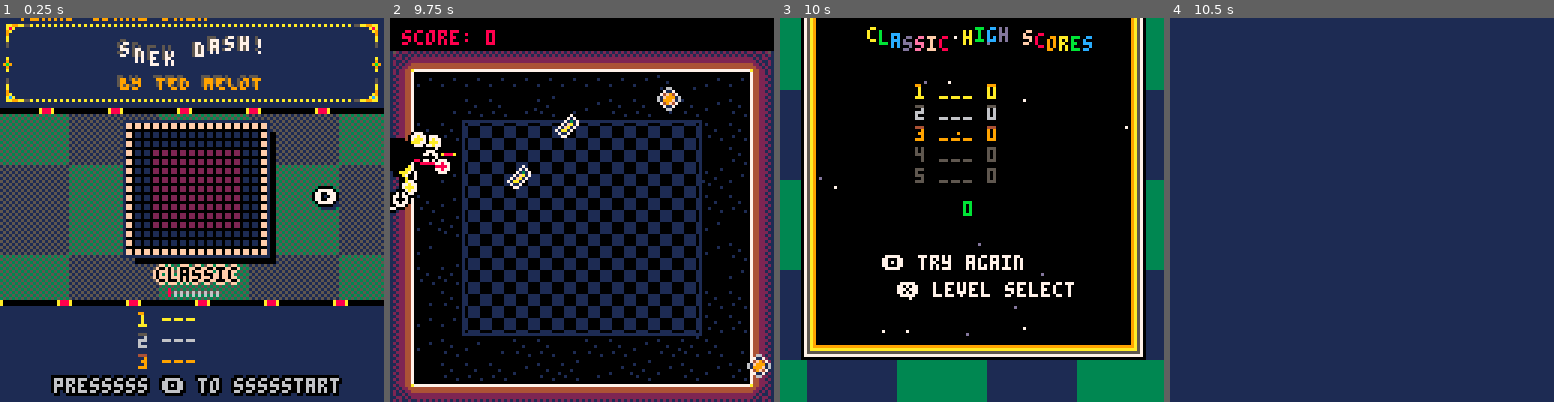
Above: before the commit, frames 1-4 (left to right).
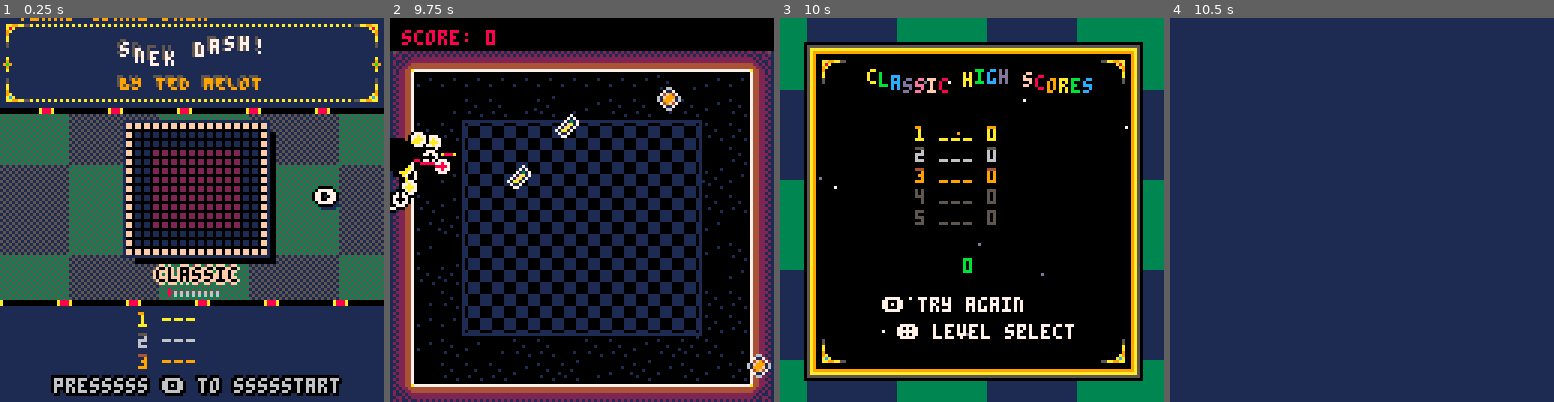
Above: after the commit, the same moments.

Repository: tmelot2/pico-8
Game: PICO-8 cartridge snekdash.p8
The game is run twice, just before and just after one commit, with the same random seed, the same clock (stepped at 60 frames per second) and the same inputs.
Inputs:
- Up to frame 1 (0.25 s): no input
- Up to frame 2 (9.75 s): tap O (Z key) at 0.33, 0.7, 1.43, 2.22, 3.1, 3.98, 4.87, 5.75, 6.63, 7.52, 8.4, 9.28 s; tap X (X key) at 1.07, 2.07, 2.4, 2.73, 3.07, 3.4, 3.73, 4.07, 4.4, 4.73, 5.07, 5.4, 5.73, 6.07, 6.4, 6.73, 7.07, 7.4, 7.73, 8.07, 8.4, 8.73, 9.07, 9.4, 9.73 s; hold Left 1.97-2.37 s; hold Down 2.42-2.82 s; hold Right 2.87-3.53 s; hold Up 3.58-4.08 s; hold Right 4.13-4.53 s; hold Down 4.58-5.08 s; hold Left 5.13-5.8 s; hold Up 5.85-6.18 s; hold Left 6.23-6.63 s; hold Down 6.68-7.08 s; hold Right 7.13-7.8 s; hold Up 7.85-8.35 s; hold Right 8.4-8.8 s; hold Down 8.85-9.35 s; hold Left from 9.4 s (still down)
- Up to frame 3 (10 s): keep holding Left
- Up to frame 4 (10.5 s): release Left at 10.07 s; tap X (X key) at 10.07, 10.4 s; hold Up 10.12-10.45 s; tap O (Z key) at 10.17 s

Frames 1-2 are identical in both runs. In frame 3, 23% of the frame differs, in the area x 5-96%, y 0-95%; in frame 4, nothing differs.

Commit message:
Improve high score screen

Diff:
--- a/snekdash.p8
+++ b/snekdash.p8
@@ -1040,9 +1040,9 @@
   cls()
   highscoredraw()
   local text='🅾️ try again'
-  wavyPrintAll(text,hcenter(text)-7,80,1,7)
+  wavyPrintAll(text,hcenter(text)-7,94,1,7)
   local text='❎ level select'
-  wavyPrintAll(text,hcenter(text)+4,88,1,7)
+  wavyPrintAll(text,hcenter(text)+4,102,1,7)
 end
 
 function highscoredraw()
@@ -1065,14 +1065,14 @@
 
   -- nested border, {inner, ..., outer}
   padding=12
-  border={9,10,5,7,0}
+  border={9,10,5,0}
   for i=#border,1,-1 do
-    rectfill(0+padding-i,0,128-padding+i,108+i,border[i])
-  end
-  rectfill(0+padding,0,128-padding,108,0)
+    rectfill(0+padding-i,padding-i,128-padding+i,116+i,border[i])
+  end
+  rectfill(0+padding,padding,128-padding,116,0)
 
   -- stars
-  clip(12,0,128-11,108)
+  clip(12,12,128-12,108)
   for i=1,#stars do
     pset(stars[i].x, stars[i].y, stars[i].c)
   end
@@ -1086,11 +1086,11 @@
     onechar=sub(title,i,i)
     color=flr((t/4 + i) % #colorpal + 1)
     centerx=screenwidth/2
-    wavyPrint2(onechar,centerx-(#title*(4)/2)+4*i,5,2,colorpal[color])
+    wavyPrint2(onechar,centerx-(#title*(4)/2)+4*i,19,2,colorpal[color])
   end
 
   -- scores
-  by=15
+  by=29
 	for i,s in ipairs(high_scores) do
 		if s.name=='' then n='___' else n=s.name end
 		sc=''..i..' '..n..' '..s.score
@@ -1111,7 +1111,13 @@
 	x2=100
 	y1=80
 	y2=86
-	print(score,hcenter(text),vcenter(text)-0,11)
+	print(score,hcenter(text),80,11)
+
+  -- corner ornaments
+  spr(29,14,14,1,1,false,true)
+  spr(29,107,14,1,1,true,true)
+  spr(45,14,107,1,1,false,false)
+  spr(45,107,107,1,1,true,false)
 end
 
 
